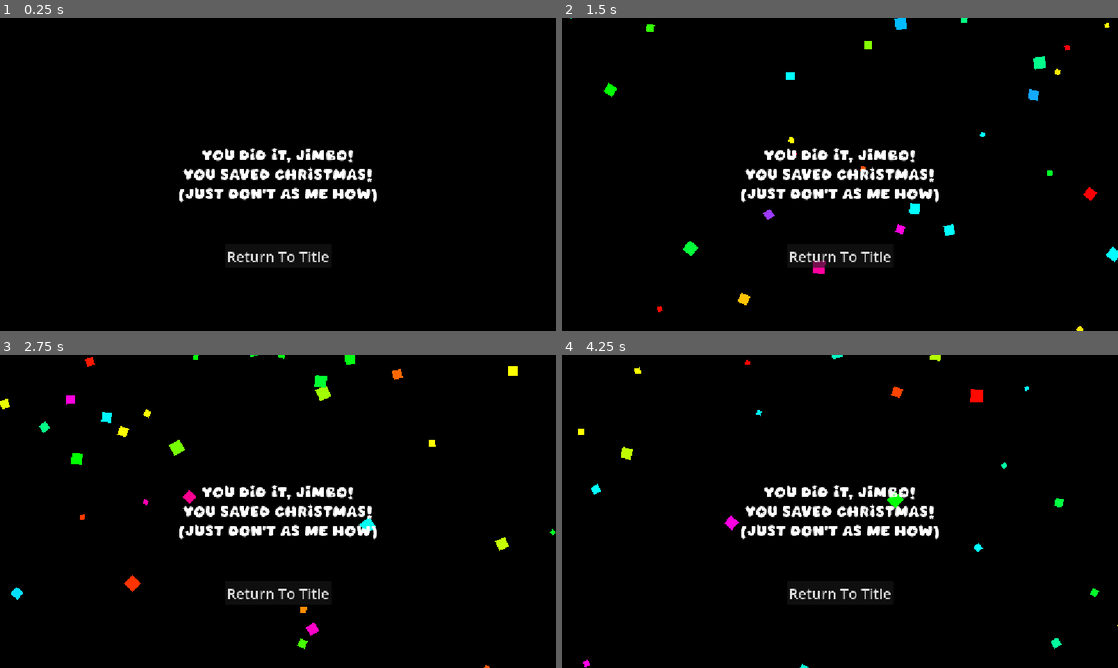
Above: before the commit, frames 1-4 (two rows, left to right).
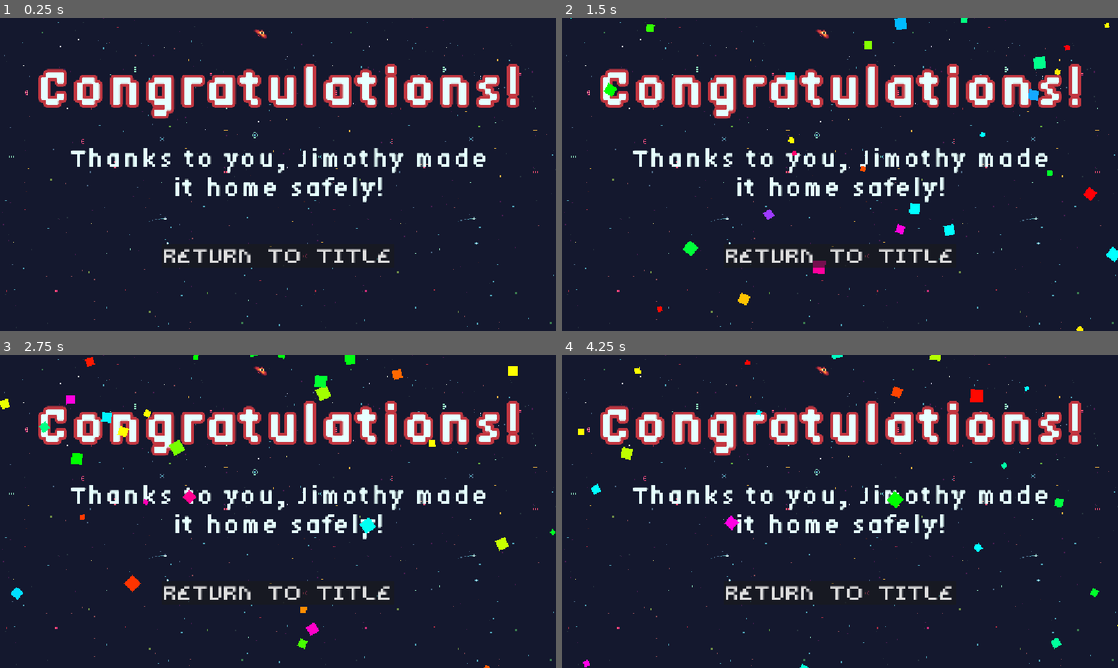
Above: after the commit, the same moments.

Repository: rsburke4/gmtk2026
Game: Godot game, scene res://scenes/win.tscn
Two runs of this game, one before a commit and one after it. Both use one fixed random seed, a clock stepped at 60 frames per second and the inputs below. This scene is started directly instead of the project's main scene.
Inputs:
- Up to frame 1 (0.25 s): no input
- Up to frame 2 (1.5 s): hold Right (move_right) 0.53-1.28 s; hold Down (move_down) from 1.28 s (still down)
- Up to frame 3 (2.75 s): release Down (move_down) at 2.03 s; hold Right (move_right) from 2.03 s (still down)
- Up to frame 4 (4.25 s): release Right (move_right) at 2.78 s; hold W (move_up) 2.78-3.53 s; hold A (move_left) from 3.53 s (still down)

The runs differ from the first frame. In frame 1, 99% of the frame differs, in the area x 0-100%, y 0-100%; in frame 2, 98%; in frame 3, 98%; in frame 4, 98%.

Commit message:
Add end card

Diff:
--- a/scenes/win.tscn
+++ b/scenes/win.tscn
@@ -1,7 +1,9 @@
 [gd_scene format=3 uid="uid://03hpvid1k3dg"]
 
 [ext_resource type="FontFile" uid="uid://xcioku6weti7" path="res://assets/fonts/Singsong.otf" id="1_r4oei"]
+[ext_resource type="Texture2D" uid="uid://csrjv0lqq5tk4" path="res://assets/Images/endcard.png" id="1_tylv2"]
 [ext_resource type="Script" uid="uid://c1foc3gq8sah6" path="res://scripts/winButton.gd" id="2_826fv"]
+[ext_resource type="Theme" uid="uid://dy5b3l8445w1w" path="res://assets/themes/default.tres" id="3_5vxan"]
 [ext_resource type="AudioStream" uid="uid://duqsix5qg87rk" path="res://assets/audio/sfx/trumpet_win.mp3" id="3_iiocm"]
 
 [sub_resource type="Curve" id="Curve_826fv"]
@@ -17,13 +19,21 @@
 
 [node name="CanvasLayer" type="CanvasLayer" parent="." unique_id=1154776179]
 
+[node name="TextureRect" type="TextureRect" parent="CanvasLayer" unique_id=54780674]
+anchors_preset = 15
+anchor_right = 1.0
+anchor_bottom = 1.0
+grow_horizontal = 2
+grow_vertical = 2
+texture = ExtResource("1_tylv2")
+
 [node name="ColorRect" type="ColorRect" parent="CanvasLayer" unique_id=1678187]
 anchors_preset = 15
 anchor_right = 1.0
 anchor_bottom = 1.0
 grow_horizontal = 2
 grow_vertical = 2
-color = Color(0, 0, 0, 1)
+color = Color(0, 0, 0, 0)
 
 [node name="CPUParticles2D" type="CPUParticles2D" parent="CanvasLayer/ColorRect" unique_id=1405993188]
 position = Vector2(707, -42)
@@ -43,6 +53,7 @@
 hue_variation_curve = SubResource("Curve_826fv")
 
 [node name="Label" type="Label" parent="CanvasLayer" unique_id=2016765495]
+visible = false
 anchors_preset = 8
 anchor_left = 0.5
 anchor_top = 0.5
@@ -71,6 +82,7 @@
 offset_right = 110.5
 grow_horizontal = 2
 grow_vertical = 0
+theme = ExtResource("3_5vxan")
 theme_override_font_sizes/font_size = 30
 text = "Return To Title"
 script = ExtResource("2_826fv")
Binary file added: assets/Images/endcard.png
Not shown, added: assets/Images/endcard.png.import
